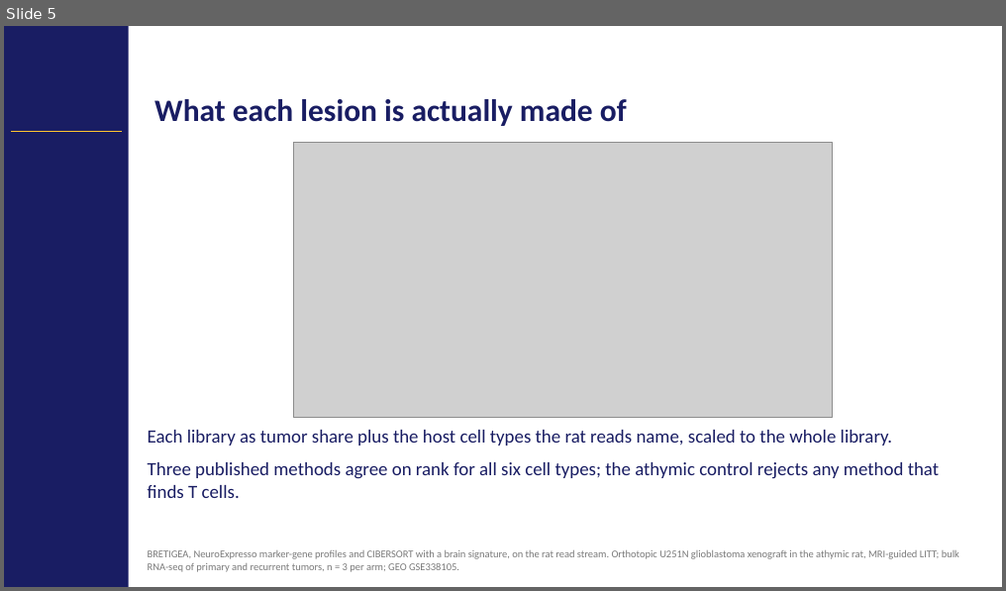
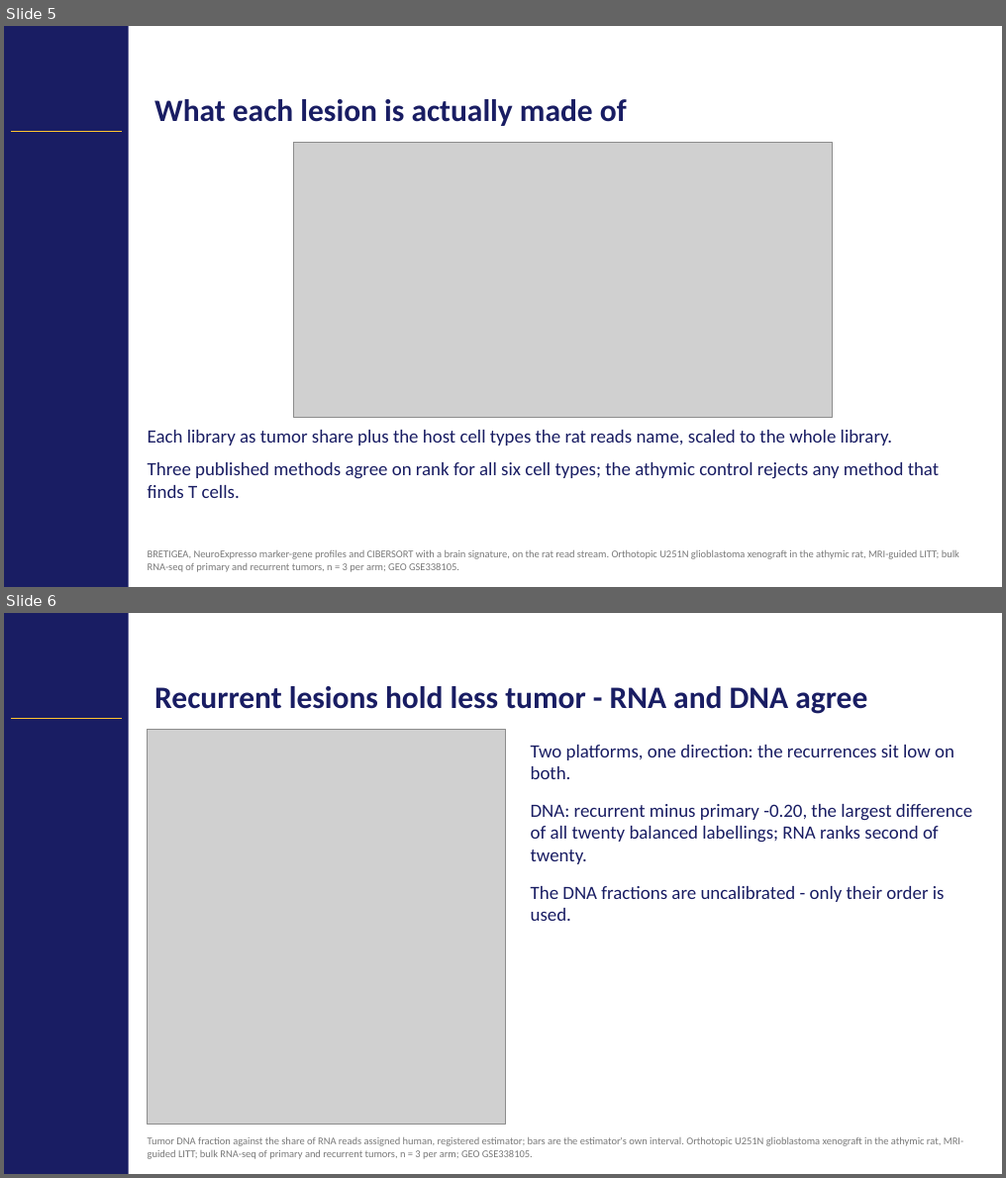
Before and after one commit to Gregory-Schwing-MD-PhD/u251-xenograft-rat-RNASeq-study, a slide deck: SLIDES/CNS2026_Schwing_Abstract418_CNStemplate_v6.pptx. Shown one above the other, each under a label of ours: slide 5 before the commit, slides 5 and 6 after it. The pictures are 1006x591 and 1006x1178 pixels, drawn with LibreOffice and Linux fonts; fonts in the diff are those of the drawing; grey boxes stand for pictures; background and template pictures are left out. Boxes give left, top, right and bottom in pixels: in the first picture for what was removed or moved away, otherwise in the second. Text is boxed around its words. In the diff, an @@ line names an element or a change of style, - is before the commit and + after.

```diff
--- a/SLIDES/CNS2026_Schwing_Abstract418_CNStemplate_v6.pptx
+++ b/SLIDES/CNS2026_Schwing_Abstract418_CNStemplate_v6.pptx
@@ slide 6 added at bbox=[4, 613, 1002, 1174], background #FFFFFF; not listed: 2 template elements that a slide beside it also shows @@
@@ title added at bbox=[154, 686, 867, 714], 30 pt, text #191D63, bold @@
+Recurrent lesions hold less tumor - RNA and DNA agree
@@ picture added at bbox=[147, 729, 506, 1124] @@
@@ text added at bbox=[531, 745, 972, 921], 18 pt, text #191D63 @@
+Two platforms, one direction: the recurrences sit low on both.
+DNA: recurrent minus primary -0.20, the largest difference of all twenty balanced labellings; RNA ranks second of twenty.
+The DNA fractions are uncalibrated - only their order is used.
@@ text added at bbox=[148, 1138, 963, 1159], 10 pt, text #7A7A7A @@
+Tumor DNA fraction against the share of RNA reads assigned human, registered estimator; bars are the estimator's own interval. Orthotopic U251N glioblastoma xenograft in the athymic rat, MRI-guided LITT; bulk RNA-seq of primary and recurrent tumors, n = 3 per arm; GEO GSE338105.
```
Also in this commit, not shown: 6 slides changed, 8 other files.
